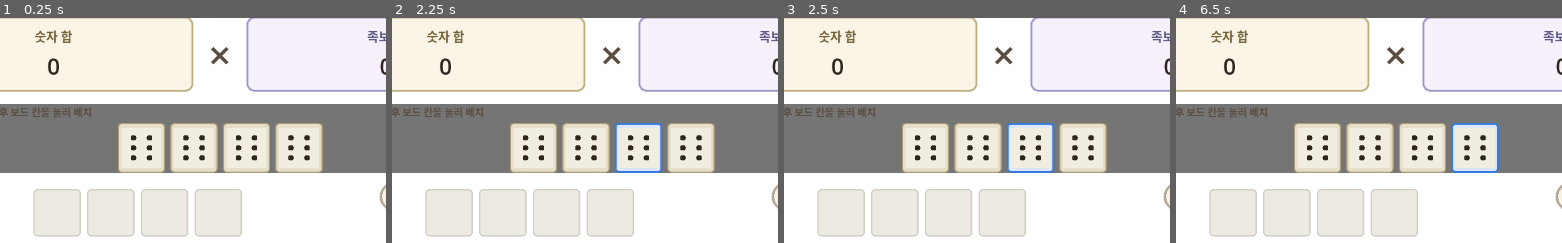
Above: before the commit, frames 1-4 (left to right).
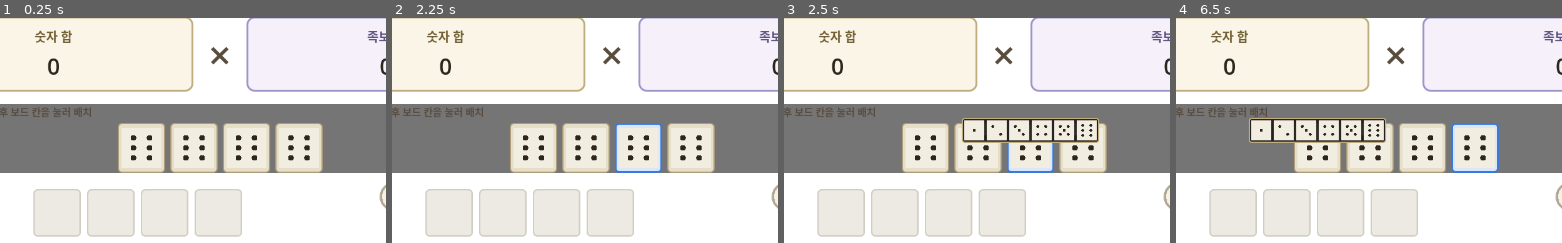
Above: after the commit, the same moments.

Repository: NyongNyongNyong/cat_dice_game
Game: Godot game, scene res://scenes/game/main.tscn
The game is run twice, just before and just after one commit, with the same random seed, the same clock (stepped at 60 frames per second) and the same inputs.
Inputs (mouse positions are % of the whole screen's width and height, from its top left):
- Up to frame 1 (0.25 s): no input
- Up to frame 2 (2.25 s): tap Enter at 0.5, 2 s; drag from (30, 56) to (60, 28) at 0.52 s; tap Space at 1.25 s; drag from (37, 56) to (45, 70) at 1.27 s; move the mouse to (44, 56) at 2.02 s; click (44, 56) at 2.17 s
- Up to frame 3 (2.5 s): no input
- Up to frame 4 (6.5 s): tap Space at 2.75, 4.25 s; drag from (51, 56) to (19, 35) at 2.77 s; tap Enter at 3.5 s; drag from (19, 70) to (55, 50) at 3.52 s; drag from (26, 70) to (34, 25) at 4.27 s; move the mouse to (33, 70) at 5.02 s; click (33, 70) at 5.17 s; drag from (40, 70) to (29, 55) at 5.77 s
The pictures show only the part of the screen within x 12-62%, y 27-77%; the shares and areas given below are measured in that part.

Frames 1-2 are identical in both runs. In frame 3, 2.7% of the frame differs, in the area x 46-82%, y 44-56%; in frame 4, 3.1%, in the area x 18-55%, y 44-56%.

Commit message:
fix: restore dice face hover tooltip on board and tray
Phase A board rewrite dropped mouse_entered wiring and left
RerollPreviewPresenter inactive. Reconnect hover on placed board dice
and roster tray chips with 0.32s delay preview.

Diff:
--- a/game/scripts/ui/run_scene.gd
+++ b/game/scripts/ui/run_scene.gd
@@ -22,6 +22,7 @@
 const TARGET_PROGRESS_SEGMENT_PAUSE := 0.08
 const TARGET_PROGRESS_MAX_SEGMENTS := 24
 const TARGET_REWARD_FLOAT_DURATION := 0.62
+const FACE_PREVIEW_HOVER_DELAY := 0.32
 
 @onready var _floor_label: Label = %FloorLabel
 @onready var _gold_label: Label = %GoldLabel
@@ -55,6 +56,8 @@
 var _is_animating_target_progress := false
 var _target_progress_tween: Tween
 var _roll_slot: Control
+var _hovered_owned_index := -1
+var _face_preview_request_id := 0
 
 
 func _ready() -> void:
@@ -78,7 +81,6 @@
 		_dice_row, _popup_overlay, _left_value, _right_value, _status_label
 	)
 	_reroll_preview_presenter.setup(_dice_popup_layer)
-	_reroll_preview_presenter.set_active(false)
 
 	_round.phase_changed.connect(_on_round_phase_changed)
 	_round.dice_rolled.connect(_on_dice_rolled)
@@ -128,6 +130,7 @@
 		var dice: Control = DICE_SCENE.instantiate()
 		slot.set_dice_view(dice)
 		_apply_preview_face(dice, resource)
+		_wire_slot_face_hover(slot, owned_index)
 
 
 func _refresh_tray() -> void:
@@ -149,7 +152,81 @@
 		var dice: Control = DICE_SCENE.instantiate()
 		chip.set_dice_view(dice)
 		_apply_preview_face(dice, _round_owned_resource(owned_index))
+		_wire_slot_face_hover(chip, owned_index)
 		_tray_chips.append(chip)
+
+
+func _wire_slot_face_hover(slot: Control, owned_index: int) -> void:
+	if not slot.mouse_entered.is_connected(_on_dice_hover_entered):
+		slot.mouse_entered.connect(_on_dice_hover_entered.bind(owned_index, slot))
+	if not slot.mouse_exited.is_connected(_on_dice_hover_exited):
+		slot.mouse_exited.connect(_on_dice_hover_exited)
+
+
+func _on_dice_hover_entered(owned_index: int, slot: Control) -> void:
+	_hovered_owned_index = owned_index
+	_face_preview_request_id += 1
+	var request_id := _face_preview_request_id
+	await get_tree().create_timer(FACE_PREVIEW_HOVER_DELAY).timeout
+	if request_id != _face_preview_request_id:
+		return
+	if _hovered_owned_index != owned_index:
+		return
+	if not _can_hover_dice_faces():
+		return
+
+	var resource := _round_owned_resource(owned_index)
+	if resource == null:
+		return
+	if not slot.has_method("get_dice_view"):
+		return
+	var dice_view: Control = slot.get_dice_view()
+	if dice_view == null:
+		return
+
+	var roll_index := _roll_index_for_owned(owned_index)
+	_reroll_preview_presenter.show_die_faces(
+		dice_view,
+		resource.get_faces(),
+		_get_face_hover_context(roll_index, resource),
+		roll_index,
+	)
+
+
+func _on_dice_hover_exited() -> void:
+	_hovered_owned_index = -1
+	_face_preview_request_id += 1
+	_reroll_preview_presenter.hide_preview()
+
+
+func _can_hover_dice_faces() -> bool:
+	if RunManager.run_finished:
+		return false
+	match _round.phase:
+		RoundPhase.Phase.IDLE, RoundPhase.Phase.REROLL_READY:
+			return true
+		_:
+			return false
+
+
+func _roll_index_for_owned(owned_index: int) -> int:
+	var roll_idx := 0
+	for cell in RunManager.board_placement.size():
+		var placed_owned: int = RunManager.board_placement[cell]
+		if placed_owned < 0:
+			continue
+		if placed_owned == owned_index:
+			return roll_idx
+		roll_idx += 1
+	return -1
+
+
+func _get_face_hover_context(roll_index: int, resource: Resource) -> Array[Resource]:
+	if roll_index >= 0 and not _round.dice_faces.is_empty() and roll_index < _round.dice_faces.size():
+		return _round.dice_faces
+	if resource != null:
+		return resource.get_faces()
+	return []
 
 
 func _round_owned_resource(owned_index: int) -> Resource:
@@ -270,12 +347,16 @@
 
 
 func _on_dice_rolled(values: Array[int]) -> void:
+	_reroll_preview_presenter.set_active(false)
+	_reroll_preview_presenter.hide_preview()
 	await _roll_presenter.play_roll(_round.dice_faces, values, _get_roll_face_candidates())
 	await _play_dice_face_effects(_round.dice_faces, values)
 	_round.complete_roll_presentation()
 
 
 func _on_score_ready(evaluation: HandEvaluation) -> void:
+	_reroll_preview_presenter.set_active(false)
+	_reroll_preview_presenter.hide_preview()
 	await _score_presenter.play(evaluation, false, -1, _round.dice_faces)
 	_is_animating_target_progress = true
 	var previous_score := RunManager.current_score
@@ -330,6 +411,8 @@
 
 func _open_shop() -> void:
 	_selected_owned_index = -1
+	_reroll_preview_presenter.set_active(false)
+	_reroll_preview_presenter.hide_preview()
 	RunManager.enter_shop()
 	GameFlow.show_shop()
 
@@ -407,6 +490,7 @@
 		or not RunManager.can_advance_floor()
 		or RunManager.run_finished
 	)
+	_reroll_preview_presenter.set_active(_can_hover_dice_faces())
 	_update_status()
 
 
